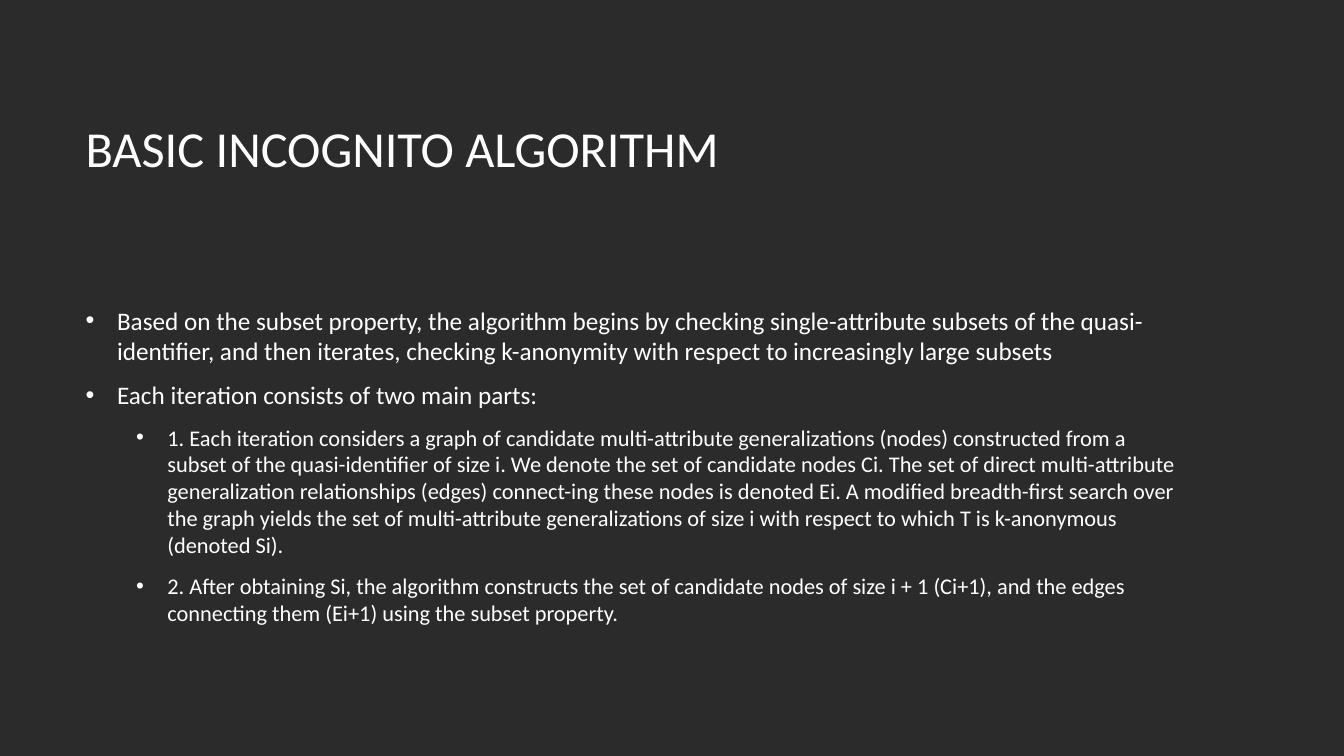
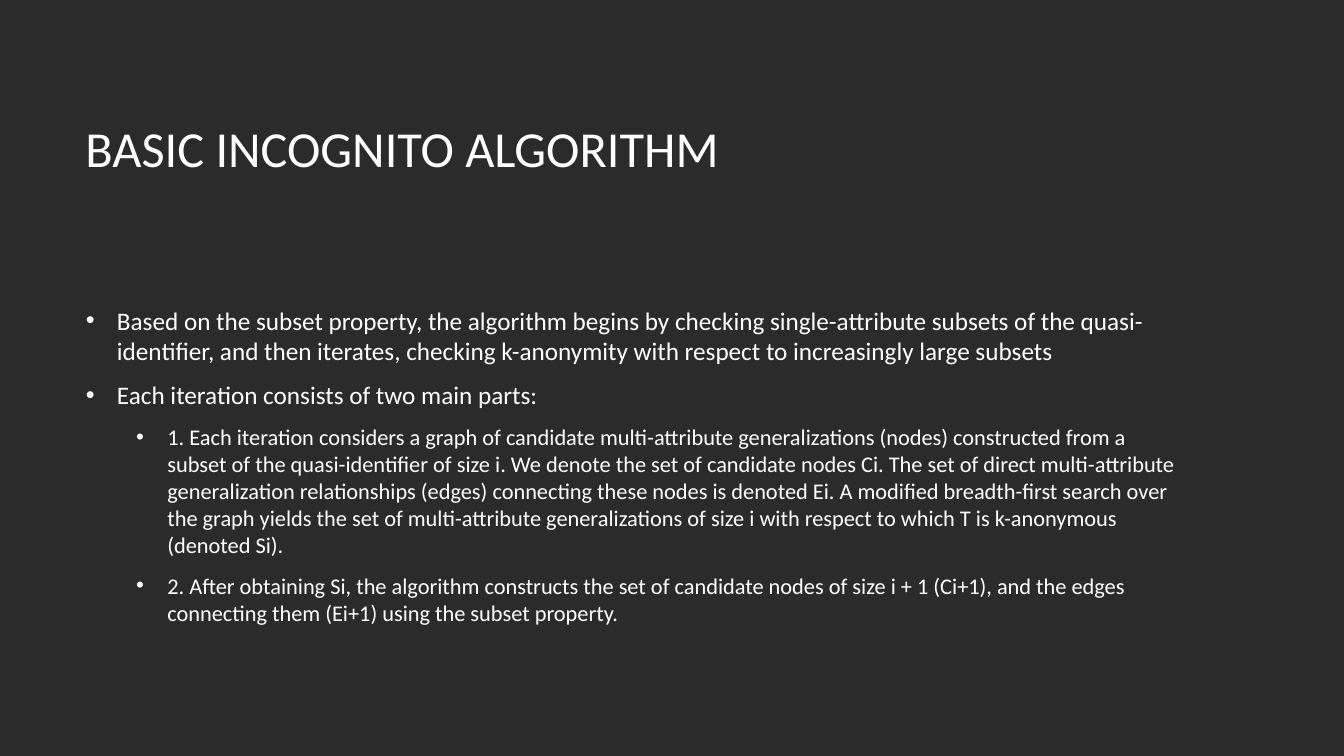
Before and after one commit to avoladj/Incognito-k-anonymity, a slide deck: slide 5 of Report/presentazione.pptx. Drawn at 1344x756 pixels with LibreOffice and Linux fonts; fonts in the diff are those of the drawing; background and template pictures are left out; a plain dark background stands for a picture behind light text. Boxes give left, top, right and bottom in pixels: in the first picture for what was removed or moved away, otherwise in the second. Text is boxed around its words. In the diff, an @@ line names an element or a change of style, - is before the commit and + after.

```diff
--- a/Report/presentazione.pptx
+++ b/Report/presentazione.pptx
@@ text at <box>167,429,1174,556</box>: text changed @@
-  • 1. Each iteration considers a graph of candidate multi-attribute generalizations (nodes) constructed from a subset of the quasi-identifier of size i. We denote the set of candidate nodes Ci. The set of direct multi-attribute generalization relationships (edges) connect-ing these nodes is denoted Ei. A modified breadth-first search over the graph yields the set of multi-attribute generalizations of size i with respect to which T is k-anonymous (denoted Si).
+  • 1. Each iteration considers a graph of candidate multi-attribute generalizations (nodes) constructed from a subset of the quasi-identifier of size i. We denote the set of candidate nodes Ci. The set of direct multi-attribute generalization relationships (edges) connecting these nodes is denoted Ei. A modified breadth-first search over the graph yields the set of multi-attribute generalizations of size i with respect to which T is k-anonymous (denoted Si).
```
Also in this commit, not shown: 5 other slides changed, 1 other file.
